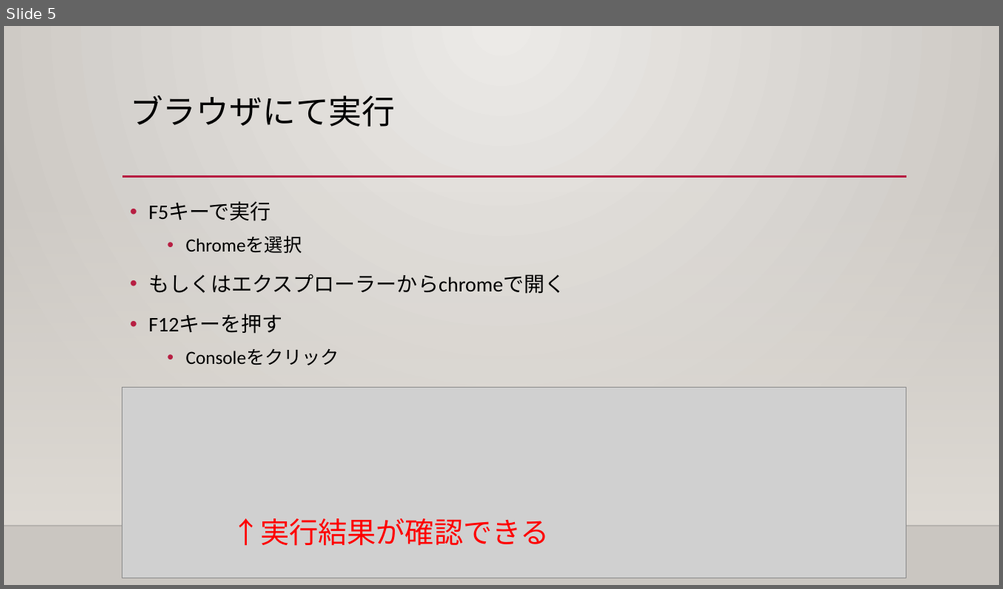
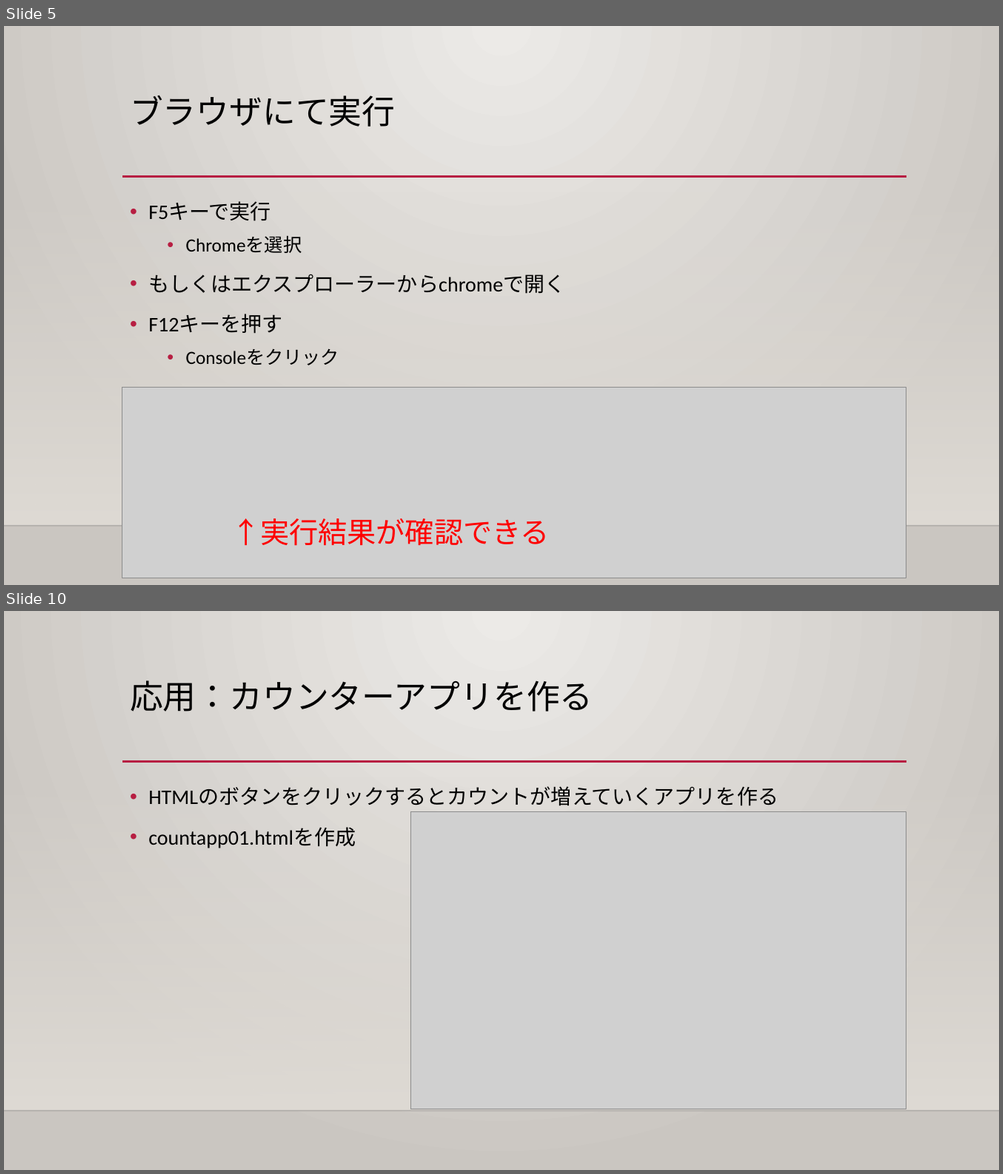
Before and after one commit to illionillion/js_textbook_slide, a slide deck: Sec01/JavaScript解説01.pptx. Shown one above the other, each under a label of ours: slide 5 before the commit, slides 5 and 10 after it; the slides between them are not shown. The pictures are 1003x589 and 1003x1174 pixels, drawn with LibreOffice and Linux fonts; fonts in the diff are those of the drawing; grey boxes stand for pictures; background and template pictures are left out. Boxes give left, top, right and bottom in pixels: in the first picture for what was removed or moved away, otherwise in the second. Text is boxed around its words. In the diff, an @@ line names an element or a change of style, - is before the commit and + after.

```diff
--- a/Sec01/JavaScript解説01.pptx
+++ b/Sec01/JavaScript解説01.pptx
@@ slide 10 added at box(4, 611, 999, 1170), background gradient #ECEAE7 to #CAC7C1; not listed: 3 template elements that a slide beside it also shows @@
@@ title added at box(130, 681, 593, 712), 32 pt, text #000000 @@
+応用：カウンターアプリを作る
@@ text added at box(148, 787, 778, 849), 20 pt, text #000000 @@
+• HTMLのボタンをクリックするとカウントが増えていくアプリを作る
+• countapp01.htmlを作成
@@ picture added at box(410, 812, 906, 1110) @@
```
Also in this commit, not shown: 3 slides changed, 3 other slides added.
